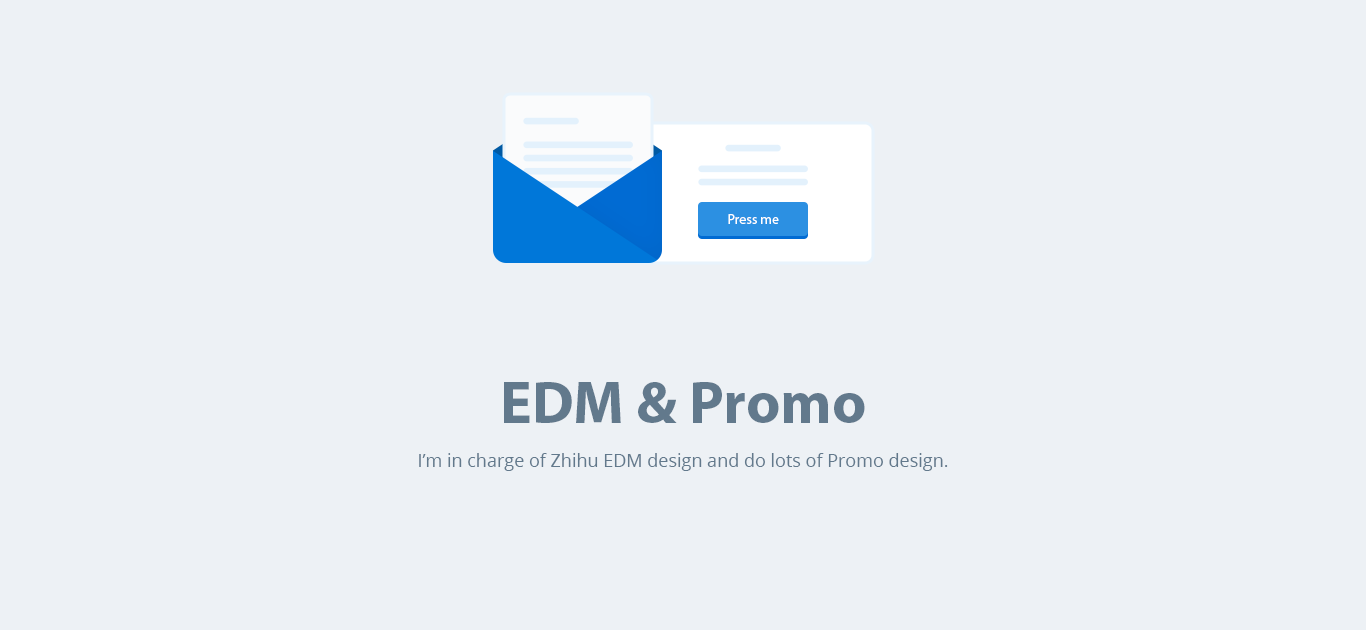
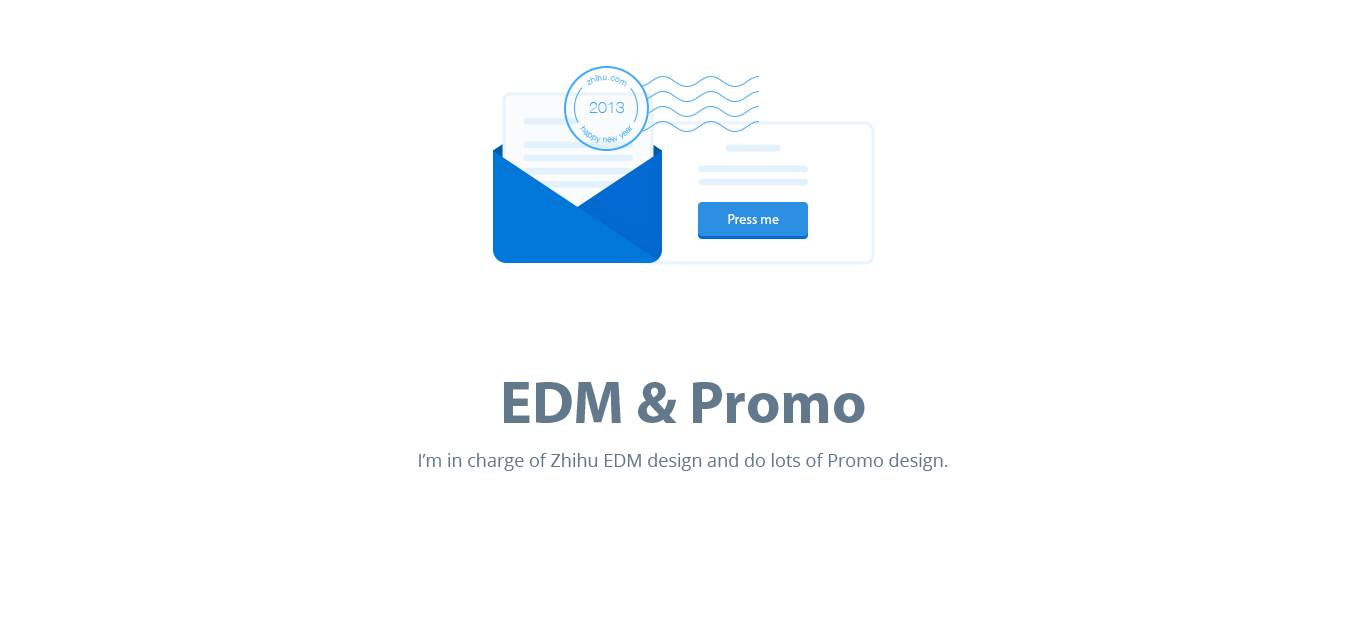
The second 1366x630 image is a revision of the first. Changes to its layers:
added group "stamp" with 10 layers above "Email" over [564, 66, 759, 151]
added layer "zhihu.com" in group "stamp" over [586, 74, 627, 87]
added group "rail" with 4 layers in group "stamp" over [641, 76, 759, 131]
added layer "Shape 9 copy 3" in group "rail" over [641, 121, 759, 131]
added layer "Shape 9 copy 2" in group "rail" over [646, 106, 759, 116]
added layer "Shape 9 copy" in group "rail" over [641, 91, 759, 101]
added layer "Shape 9" in group "rail" over [641, 76, 759, 86]
added layer "happy new year" in group "stamp" over [580, 125, 633, 143]
added layer "Ellipse 9 copy" in group "stamp" over [574, 86, 638, 124]
added layer "Ellipse 9" in group "stamp" over [564, 66, 649, 151]
added layer "2013" in group "stamp" over [589, 102, 624, 113]
hid "bg" over [0, 0, 1366, 630]
